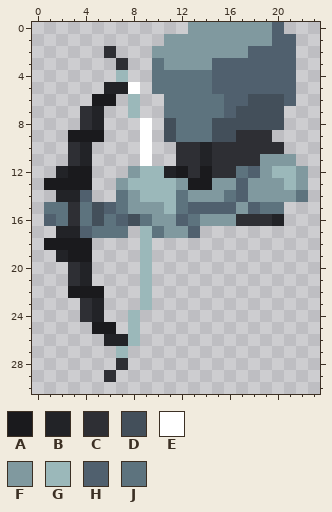
A pixel-art sprite gets an edit: Assets/Sprites/UpperBody.png. The picture above is the old version.
The file is 32x32 pixels. Shown: x 0..23, y 0..30.
Palette (. is transparent): A #1a1a1d  B #222327  C #2e2f34  D #434f5a  E #ffffff  F #80999f  G #9bb8ba  H #50606e  J #5d737e
Pixels before, first column x 1:
 0 ............FFFFFFFH..
 1 ..........FFFFFFFFFHH.
 2 .....C...FFFFFFFFHHHH.
 3 ......C..JFFFFHHHHHHH.
 4 ......G..JJJJJHHHHHHH.
 5 .....BBE.JJJJJHHHHHHH.
 6 ....AA.G..JJJJJHHDDDH.
 7 ...CB..G..JJJJJHDDDD..
 8 ...CB...E.DJJJDDDDDD..
 9 ..AAA...E.DJJJDDCCC...
10 ..CB....E..CCBCCCCCC..
11 ..CB....E..CCBCCCCFFF.
12 .BAA...FGGBACACCJHFGGF
13 AAAA..FGGGGFAAFFHFFFGF
14 .BBH..JFGGGJFFFJHFFFFJ
15 JJCJDHJFFFGJHHHHFHJJ..
16 HJCJDJHDJFFHJFFFCCCB..
17 .BBHJJJ.GJFFH.........
18 AAAA....G.............
19 .BAA....G.............
20 ..CB....G.............
21 ..CB....G.............
22 ..AAA...G.............
23 ...CB...G.............
24 ...CB..G..............
25 ....AA.G..............
26 .....BBG..............
27 ......G...............
28 ......C...............
29 .....C................
The same view after the edit:
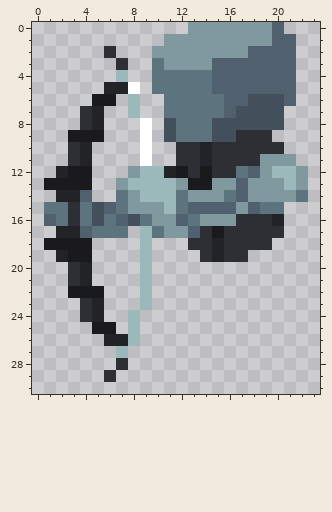
Diff:
Changed rows in their new state; - is an unchanged pixel.
first column x 13:
17 -CACCCCC
18 CCBCCCC-
19 -CBCC---
